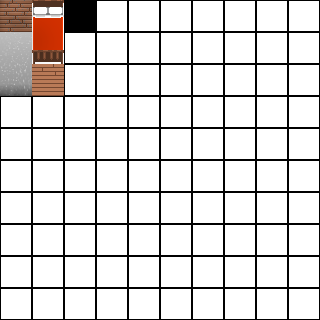
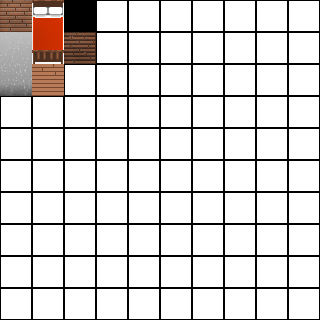
Layer changes from the first 320x320 image to the second:
painted on "Black" over [64, 32, 96, 64]
painted on "tavern.png" over [64, 32, 96, 64]
